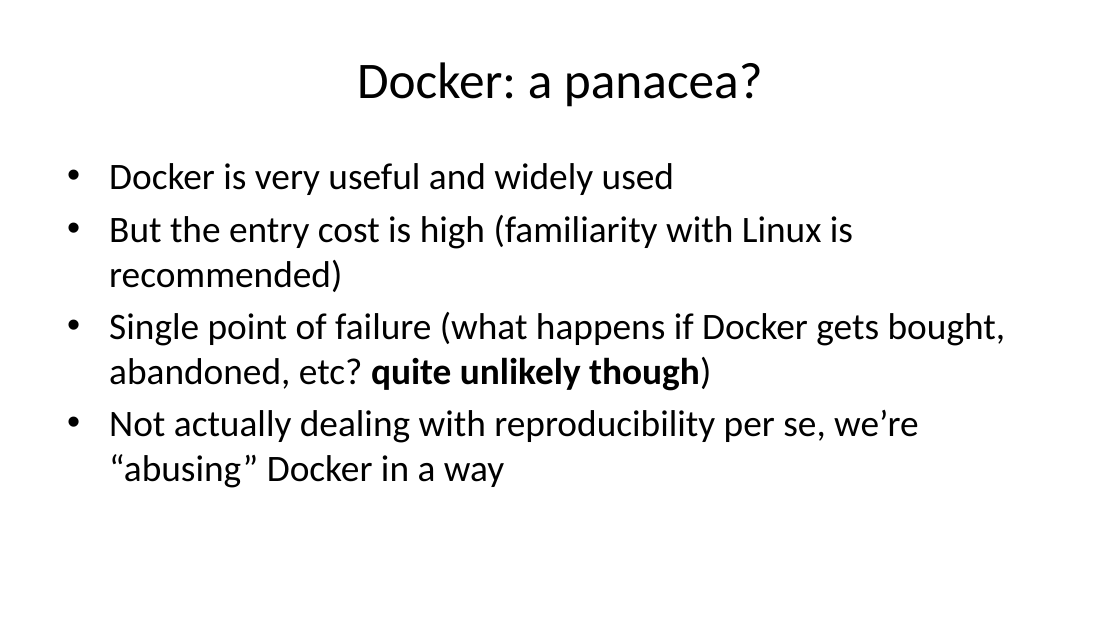
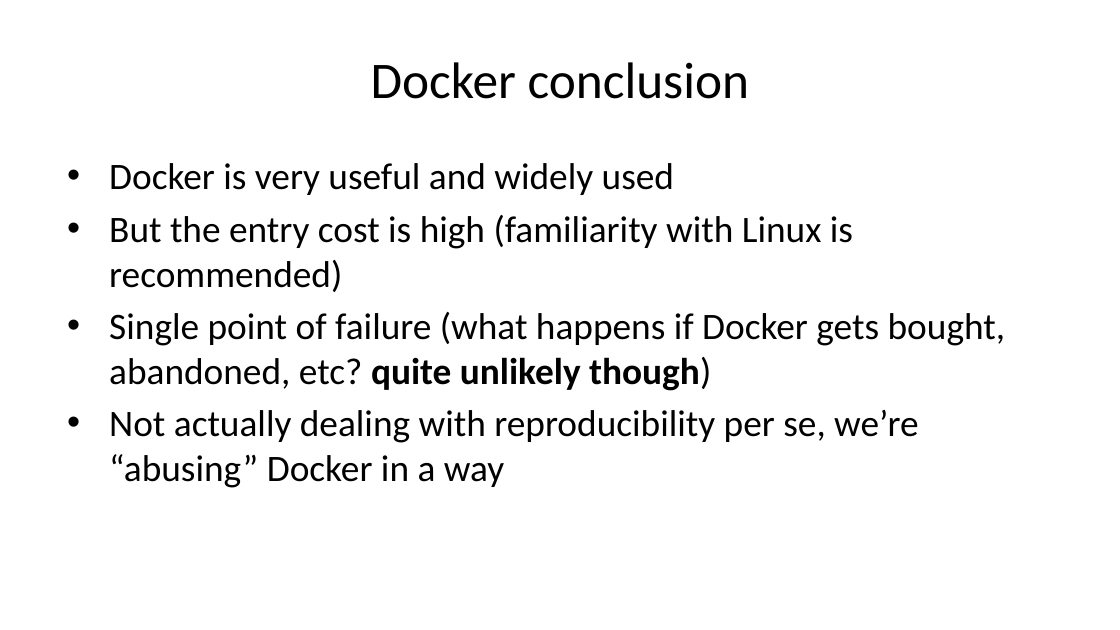
Before and after one commit to b-rodrigues/repro_basf, a slide deck: slide 20 of docs/index.pptx (slide 23 before the commit). Drawn at 1120x630 pixels with LibreOffice and Linux fonts; fonts in the diff are those of the drawing. Boxes give left, top, right and bottom in pixels: in the first picture for what was removed or moved away, otherwise in the second. Text is boxed around its words. In the diff, an @@ line names an element or a change of style, - is before the commit and + after.

```diff
--- a/docs/index.pptx
+++ b/docs/index.pptx
@@ title at <box>371,62,749,99</box>: text changed @@
-Docker: a panacea?
+Docker conclusion
```
Also in this commit, not shown: 11 other slides changed, 1 slide added, 5 slides removed, 17 other files.
